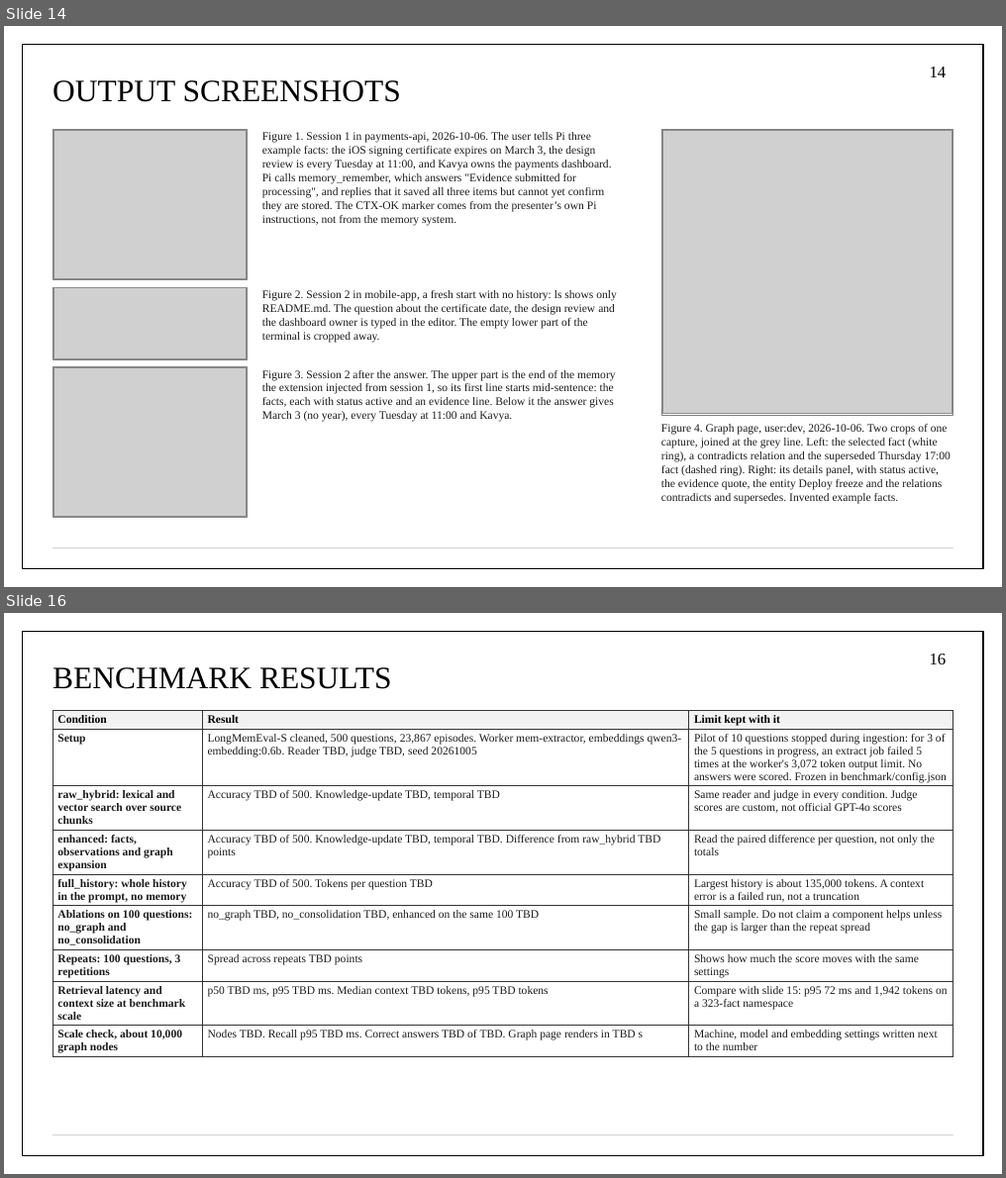
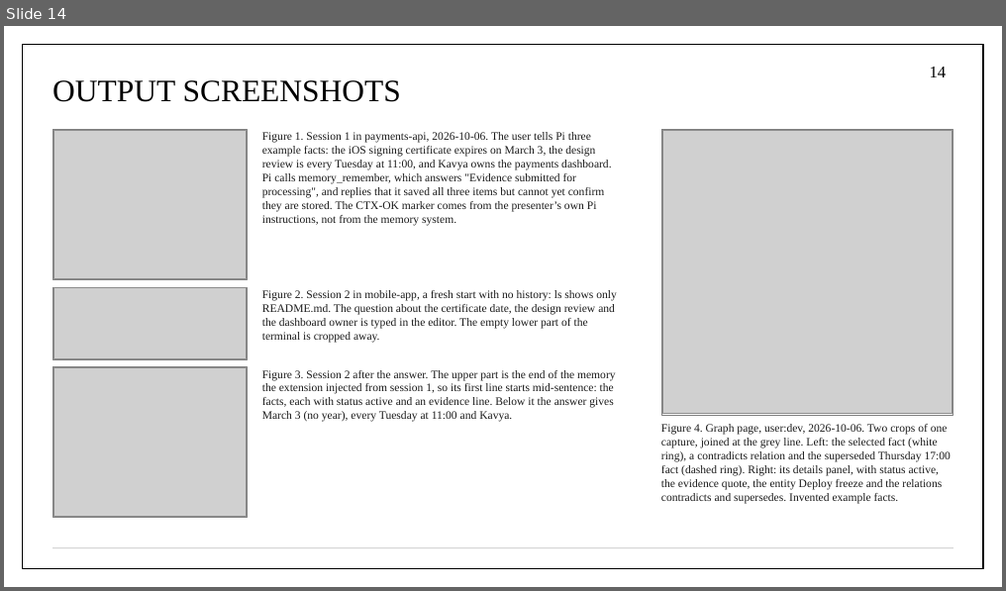
Before and after one commit to aryaniyaps/sdp-2026, a slide deck: P1_R2_13.pptx. Shown one above the other, each under a label of ours: slides 14 and 16 before the commit, slide 14 after it; the slides between them are not shown. The pictures are 1006x1178 and 1006x591 pixels, drawn with LibreOffice and Linux fonts; fonts in the diff are those of the drawing; grey boxes stand for pictures. Boxes give left, top, right and bottom in pixels: in the first picture for what was removed or moved away, otherwise in the second. Text is boxed around its words. In the diff, an @@ line names an element or a change of style, - is before the commit and + after.

```diff
--- a/P1_R2_13.pptx
+++ b/P1_R2_13.pptx
@@ slide 16 removed at (x1=4, y1=613, x2=1002, y2=1174), background #FFFFFF; not listed: 2 template elements that a slide beside it also shows @@
@@ title removed at (x1=53, y1=667, x2=391, y2=689) @@
-BENCHMARK RESULTS
@@ page number removed at (x1=930, y1=654, x2=946, y2=664) @@
-16
@@ table removed at (x1=53, y1=710, x2=953, y2=1058), 9 rows, 3 columns @@
-Condition | Result | Limit kept with it
-Setup | LongMemEval-S cleaned, 500 questions, 23,867 episodes. Worker mem-extractor, embeddings qwen3-embedding:0.6b. Reader TBD, judge TBD, seed 20261005 | Pilot of 10 questions stopped during ingestion: for 3 of the 5 questions in progress, an extract job failed 5 times at the worker's 3,072 token output limit. No answers were scored. Frozen in benchmark/config.json
-raw_hybrid: lexical and vector search over source chunks | Accuracy TBD of 500. Knowledge-update TBD, temporal TBD | Same reader and judge in every condition. Judge scores are custom, not official GPT-4o scores
-enhanced: facts, observations and graph expansion | Accuracy TBD of 500. Knowledge-update TBD, temporal TBD. Difference from raw_hybrid TBD points | Read the paired difference per question, not only the totals
-full_history: whole history in the prompt, no memory | Accuracy TBD of 500. Tokens per question TBD | Largest history is about 135,000 tokens. A context error is a failed run, not a truncation
-Ablations on 100 questions: no_graph and no_consolidation | no_graph TBD, no_consolidation TBD, enhanced on the same 100 TBD | Small sample. Do not claim a component helps unless the gap is larger than the repeat spread
-Repeats: 100 questions, 3 repetitions | Spread across repeats TBD points | Shows how much the score moves with the same settings
-Retrieval latency and context size at benchmark scale | p50 TBD ms, p95 TBD ms. Median context TBD tokens, p95 TBD tokens | Compare with slide 15: p95 72 ms and 1,942 tokens on a 323-fact namespace
-Scale check, about 10,000 graph nodes | Nodes TBD. Recall p95 TBD ms. Correct answers TBD of TBD. Graph page renders in TBD s | Machine, model and embedding settings written next to the number
```
Also in this commit, not shown: 6 slides changed.
